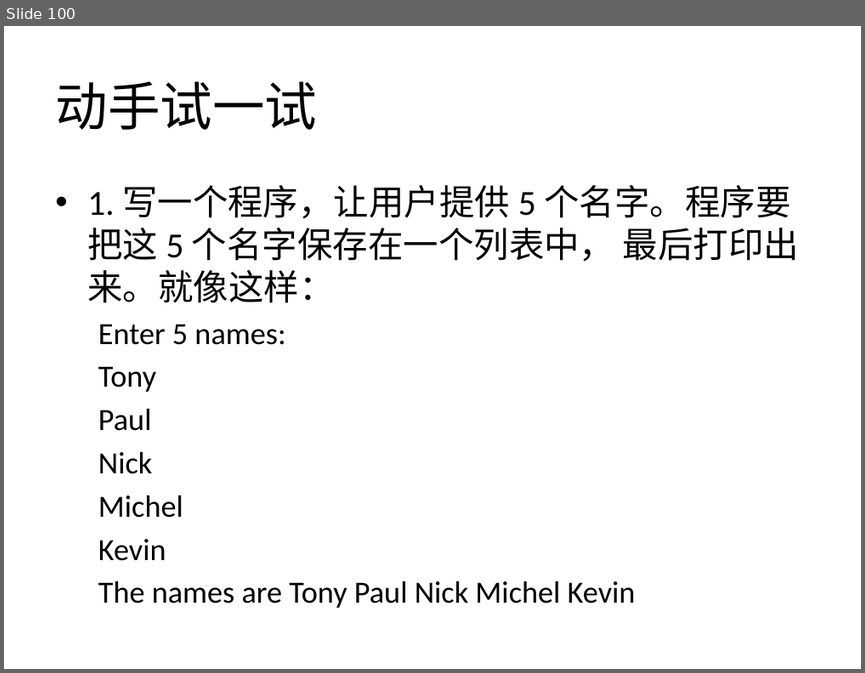
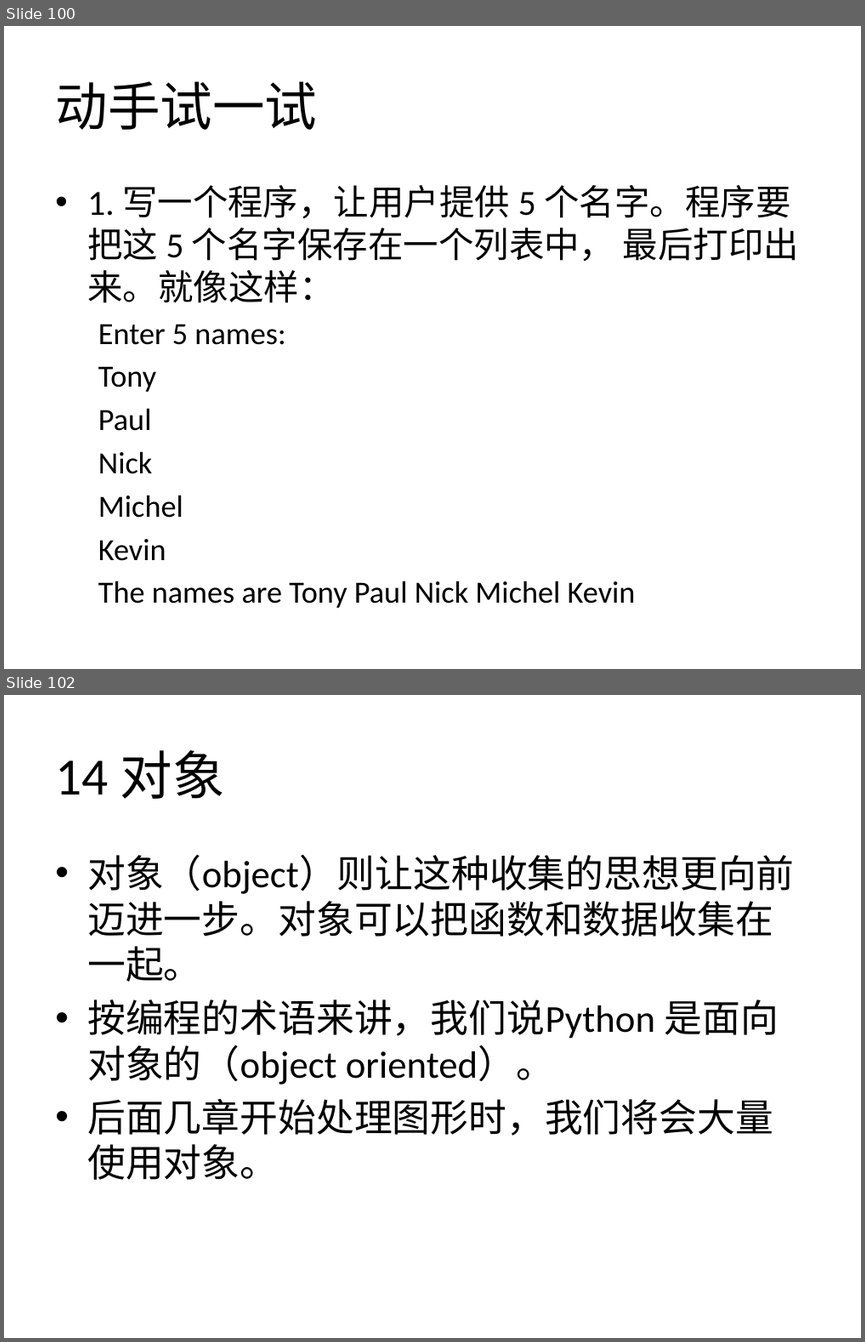
Before and after one commit to zhinan18/Python3, a slide deck: readme/Python3.pptx. Shown one above the other, each under a label of ours: slide 100 before the commit, slides 100 and 102 after it; the slides between them are not shown. The pictures are 865x673 and 865x1342 pixels, drawn with LibreOffice and Linux fonts; fonts in the diff are those of the drawing. Boxes give left, top, right and bottom in pixels: in the first picture for what was removed or moved away, otherwise in the second. Text is boxed around its words. In the diff, an @@ line names an element or a change of style, - is before the commit and + after.

```diff
--- a/readme/Python3.pptx
+++ b/readme/Python3.pptx
@@ slide 102 added at <box>4,695,861,1338</box>, background #FFFFFF @@
@@ title added at <box>55,750,225,799</box>, 44 pt, text #000000 @@
+14 对象
@@ text added at <box>87,854,794,1179</box>, 32 pt, text #000000 @@
+• 对象（object）则让这种收集的思想更向前迈进一步。对象可以把函数和数据收集在一起。
+• 按编程的术语来讲，我们说Python 是面向对象的（object oriented）。
+• 后面几章开始处理图形时，我们将会大量使用对象。
```
Also in this commit, not shown: 21 other slides added, 12 other files.
